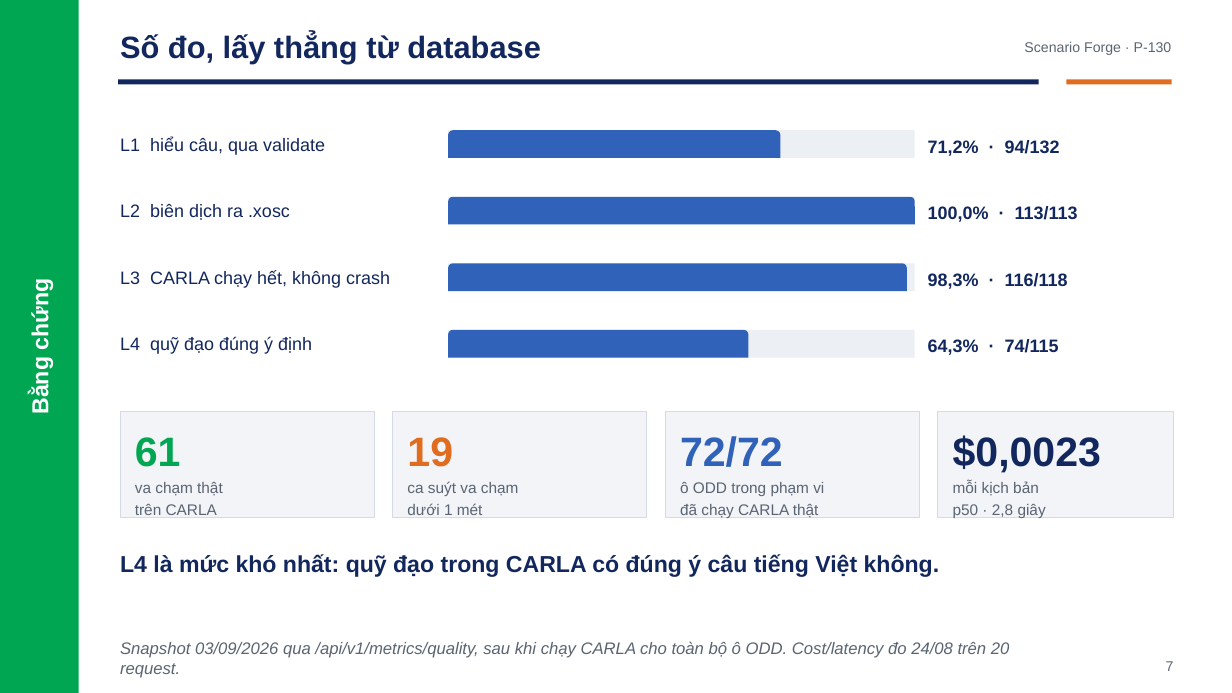
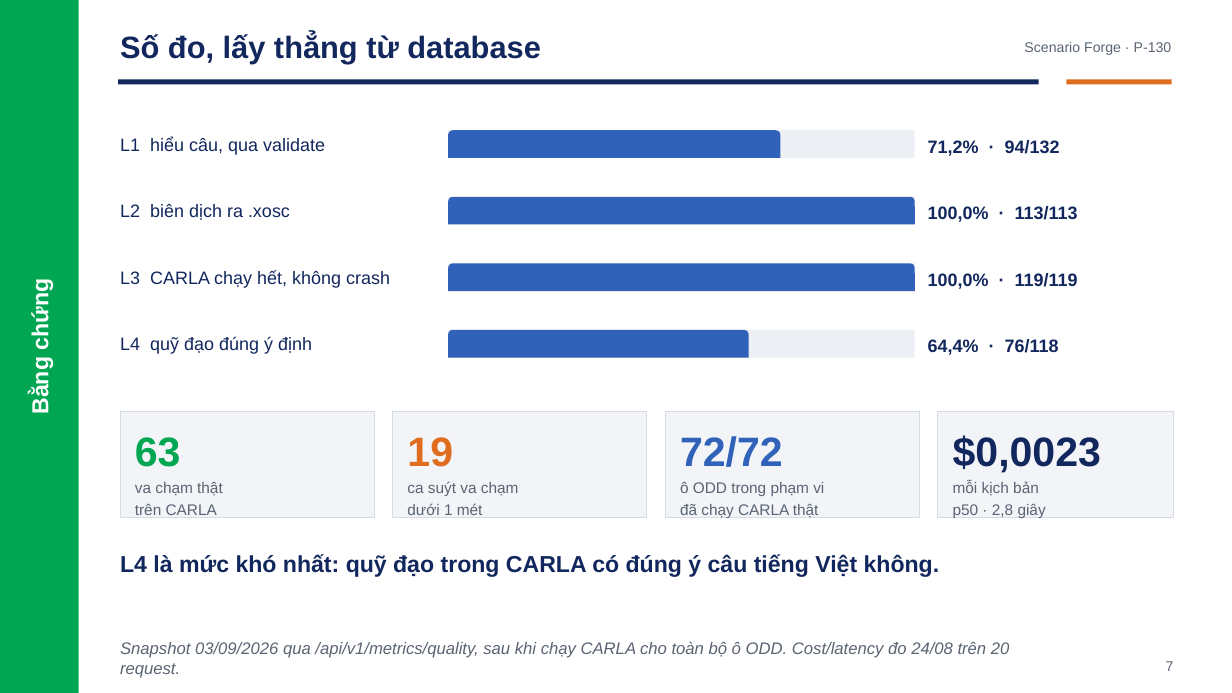
Before and after one commit to Menakanchi/nextjs-boilerplate, a slide deck: slide 7 of presentation/pitch_deck.pptx. Drawn at 1232x693 pixels with LibreOffice and Linux fonts; fonts in the diff are those of the drawing. Boxes give left, top, right and bottom in pixels: in the first picture for what was removed or moved away, otherwise in the second. Text is boxed around its words. In the diff, an @@ line names an element or a change of style, - is before the commit and + after.

```diff
--- a/presentation/pitch_deck.pptx
+++ b/presentation/pitch_deck.pptx
@@ round same rect: place and size @@
-round same rect at <box>448,263,907,291</box>
+round same rect at <box>448,263,915,291</box>
@@ text at <box>928,273,1078,289</box>: text changed @@
-98,3% · 116/118
+100,0% · 119/119
@@ text at <box>928,339,1059,355</box>: text changed @@
-64,3% · 74/115
+64,4% · 76/118
@@ text at <box>135,437,181,467</box>: text changed @@
-61
+63
```
Also in this commit, not shown: 2 other files.
